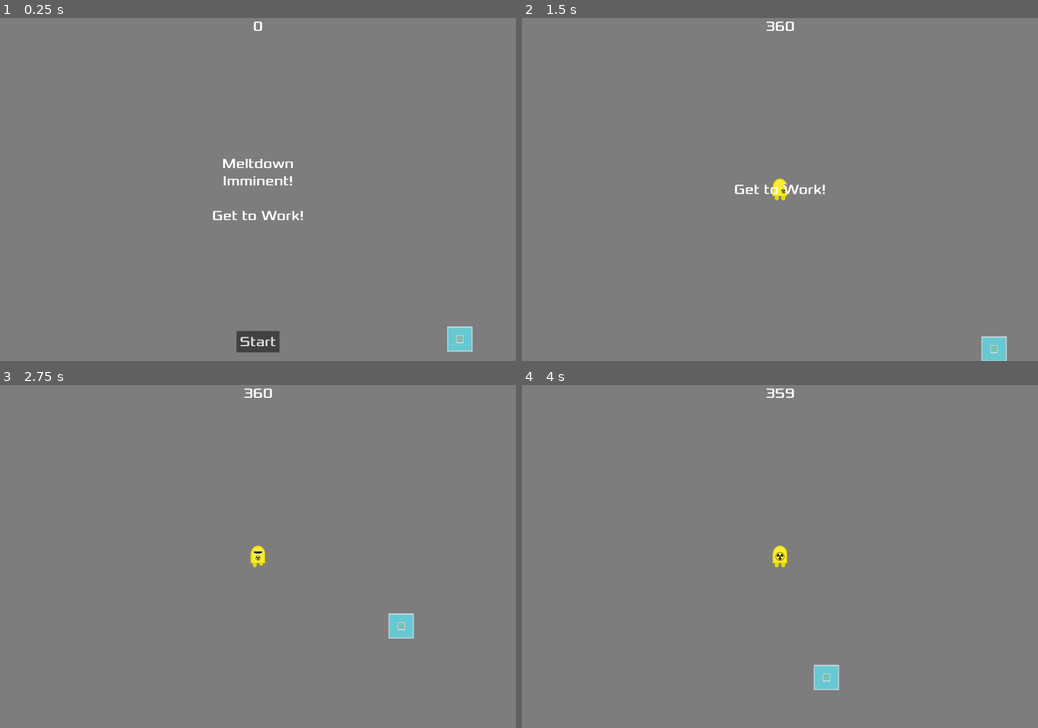
Above: before the commit, frames 1-4 (two rows, left to right).
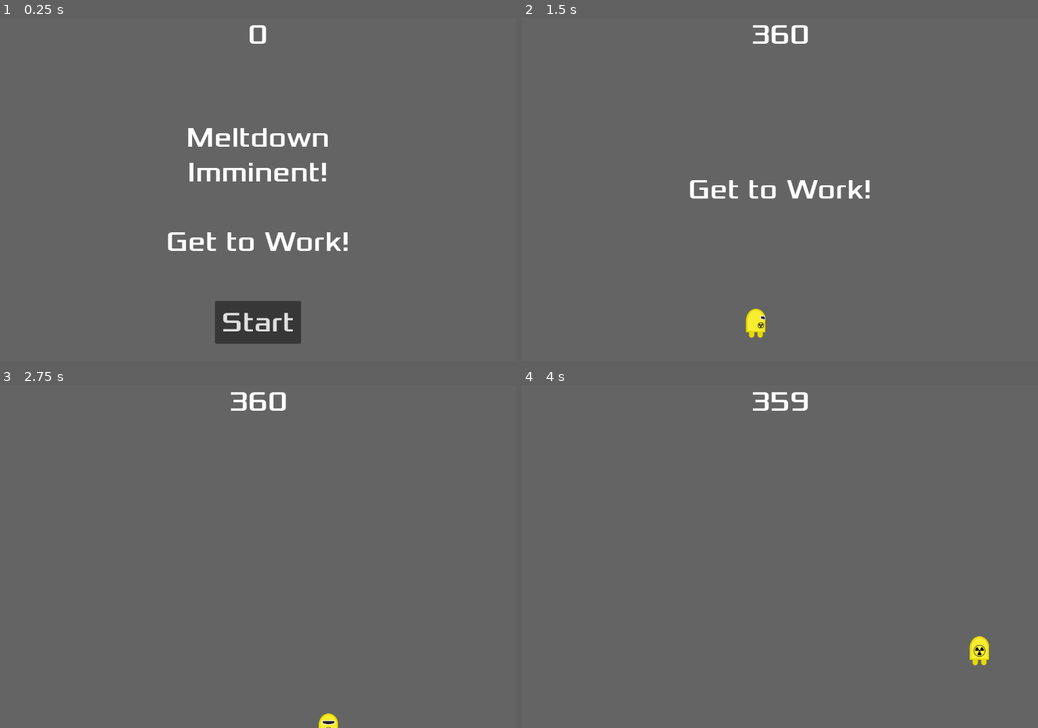
Above: after the commit, the same moments.

Repository: zabuuq/imminent-meltdown
Game: Godot game, scene res://game.tscn
Two runs of this game, one before a commit and one after it. Both use one fixed random seed, a clock stepped at 60 frames per second and the inputs below.
Inputs:
- Up to frame 1 (0.25 s): no input
- Up to frame 2 (1.5 s): click "Start" at 0.5 s; tap Enter at 1.25 s; hold Right (move_right) from 1.28 s (still down)
- Up to frame 3 (2.75 s): release Right (move_right) at 2.03 s; hold Down (move_down) from 2.03 s (still down)
- Up to frame 4 (4 s): release Down (move_down) at 2.78 s; hold Right (move_right) 2.78-3.53 s; hold Up (move_up) from 3.53 s (still down)

The runs differ from the first frame. In frame 1, 99% of the frame differs, in the area x 0-100%, y 0-100%; in frame 2, 100%; in frame 3, 100%; in frame 4, 100%.

Commit message:
Revert "Merge branch 'main' of https://github.com/zabuuq/imminent-meltdown"
This reverts commit 2295e0082dbc862a27f468f4f3ae7184dff9d85d, reversing
changes made to f975d2d983ef64c20d6adb954a0cf37be3522cde.

Diff:
--- a/game.tscn
+++ b/game.tscn
@@ -4,15 +4,12 @@
 
 [node name="Game" type="Node" unique_id=609694446]
 
-[node name="CanvasLayer" type="CanvasLayer" parent="." unique_id=2011543758]
-layer = -1
-
-[node name="ColorRect" type="ColorRect" parent="CanvasLayer" unique_id=687768143]
+[node name="BackgroundColor" type="ColorRect" parent="." unique_id=1661086182]
 anchors_preset = 15
 anchor_right = 1.0
 anchor_bottom = 1.0
 grow_horizontal = 2
 grow_vertical = 2
-color = Color(0.49019608, 0.49019608, 0.49019608, 1)
+color = Color(0.39215687, 0.39215687, 0.39215687, 1)
 
 [node name="Main" parent="." unique_id=1879869702 instance=ExtResource("1_80nbo")]
--- a/player.tscn
+++ b/player.tscn
@@ -82,8 +82,5 @@
 [node name="CollisionShape2D" type="CollisionShape2D" parent="." unique_id=1038961728]
 shape = SubResource("CapsuleShape2D_urp6f")
 
-[node name="Camera2D" type="Camera2D" parent="." unique_id=54907680]
-zoom = Vector2(1.5, 1.5)
-
 [connection signal="body_entered" from="." to="." method="_on_body_entered"]
 [connection signal="hit" from="." to="." method="game_over"]
--- a/project.godot
+++ b/project.godot
@@ -17,8 +17,8 @@
 
 [display]
 
-window/size/viewport_width=2400
-window/size/viewport_height=2400
+window/size/viewport_width=1200
+window/size/viewport_height=800
 
 [input]
 
